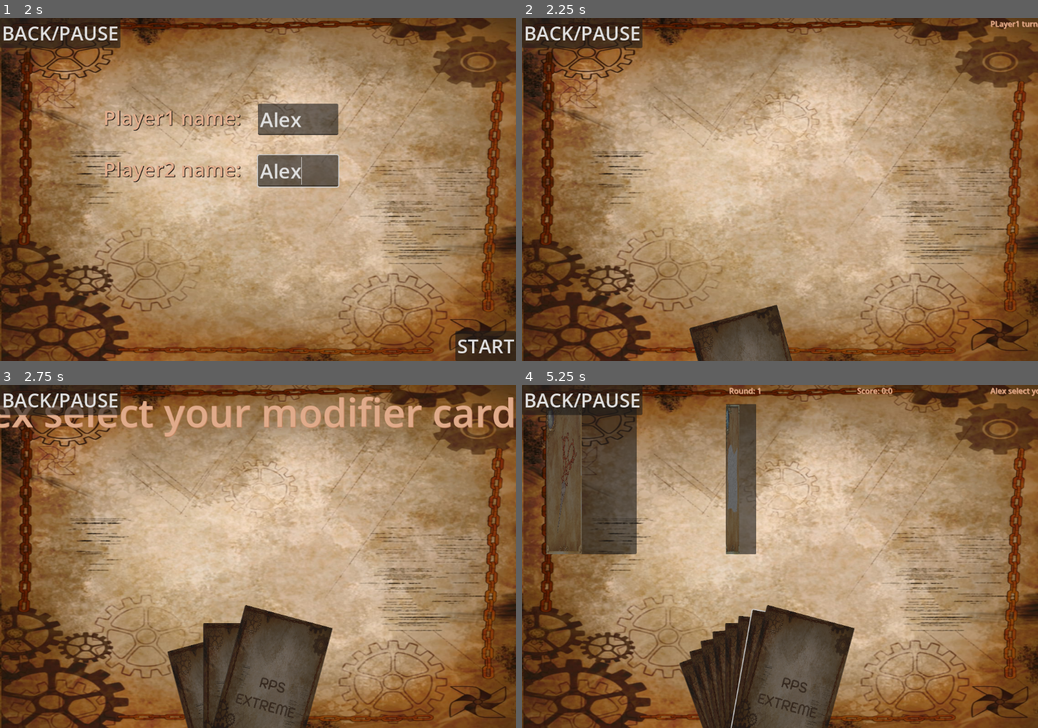
Above: before the commit, frames 1-4 (two rows, left to right).
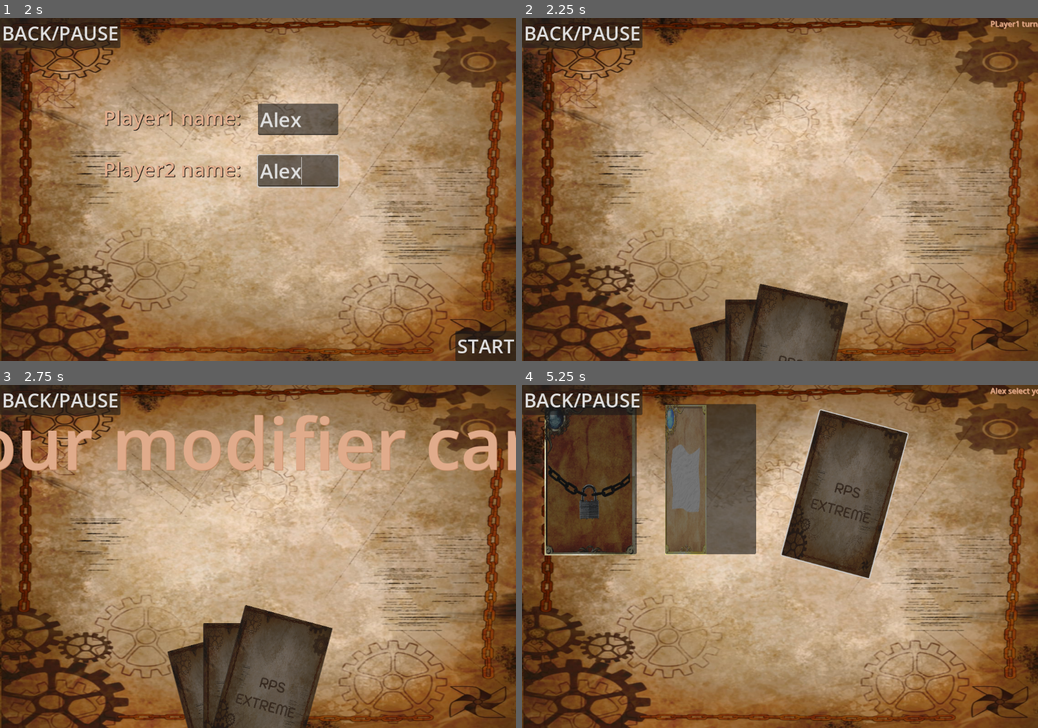
Above: after the commit, the same moments.

Repository: smkillerz777-star/RPS-Extreme
Game: Godot game, scene res://main_menu.tscn
The game is run twice, just before and just after one commit, with the same random seed, the same clock (stepped at 60 frames per second) and the same inputs.
Inputs (mouse positions are in pixels of both pictures, inside the frame that each line leads up to):
- Up to frame 1 (2 s): click "PLAY" at 0.5 s; click (299, 120) at 1.27 s; type "Alex" at 1.35 s; click (299, 172) at 1.5 s; type "Alex" at 1.58 s
- Up to frame 2 (2.25 s): click "START" at 2 s
- Up to frame 3 (2.75 s): no input
- Up to frame 4 (5.25 s): click (754, 710) at 2.75 s; click (790, 690) at 3.5 s; tap Enter at 4.25 s; move the mouse to (893, 539) at 4.27 s; hold Right 4.28-5.03 s; tap Alt at 4.35 s; click (893, 539) at 4.42 s; move the mouse to (676, 573) at 5.02 s; hold Down from 5.03 s (still down); tap Shift at 5.1 s

Frame 1 is identical in both runs. In frame 2, 3.6% of the frame differs, in the area x 32-64%, y 77-100%; in frame 3, 7.7%; in frame 4, 27%, in the area x 4-75%, y 0-100%.
Error before the commit: Invalid operands 'int' and 'String' in operator '=='. (res://main_game.gd:42)

Commit message:
added images ,refracted main_game,fixed errors
fixed errors in line 51,65,one more due to comparing int to string. made the game_start() called after the tween is finished using tween_callback(). removed the usage of i in card show/hide

Diff:
--- a/rps-extreme/card.tscn
+++ b/rps-extreme/card.tscn
@@ -9,6 +9,8 @@
 [ext_resource type="Texture2D" uid="uid://b64pyq6s3xqg4" path="res://earth.jpg" id="8_ut1v0"]
 [ext_resource type="Texture2D" uid="uid://ds0obj3i7mxok" path="res://background.jpg" id="9_6lcat"]
 [ext_resource type="Texture2D" uid="uid://b37n4gu0gr1hx" path="res://stone.jpg" id="9_ut1v0"]
+[ext_resource type="Texture2D" uid="uid://8mem6atrbc5j" path="res://lock.jpg" id="10_vno60"]
+[ext_resource type="Texture2D" uid="uid://doup4jsspss6a" path="res://plusone.jpg" id="11_l0gnn"]
 
 [node name="card" type="Node2D" unique_id=1750312630]
 script = ExtResource("1_rjlel")
@@ -79,10 +81,10 @@
 [node name="lock" type="Node2D" parent="." unique_id=407297266]
 visible = false
 
-[node name="Scissors" type="Sprite2D" parent="lock" unique_id=2126262453]
-position = Vector2(38.000004, 158.5)
-scale = Vector2(0.06851851, 0.20484294)
-texture = ExtResource("2_6lcat")
+[node name="lock" type="Sprite2D" parent="lock" unique_id=1259740349]
+position = Vector2(91.56249, 160)
+scale = Vector2(0.17488426, 0.20647904)
+texture = ExtResource("10_vno60")
 
 [node name="change" type="Node2D" parent="." unique_id=1630485186]
 visible = false
@@ -95,7 +97,7 @@
 [node name="plus_one" type="Node2D" parent="." unique_id=2035126872]
 visible = false
 
-[node name="Stone" type="Sprite2D" parent="plus_one" unique_id=523341128]
-position = Vector2(44.25, 157)
-scale = Vector2(0.081018515, 0.2041885)
-texture = ExtResource("9_ut1v0")
+[node name="plusone" type="Sprite2D" parent="plus_one" unique_id=983454136]
+position = Vector2(93.375, 157.50002)
+scale = Vector2(0.17337964, 0.20484291)
+texture = ExtResource("11_l0gnn")
--- a/rps-extreme/main_game.gd
+++ b/rps-extreme/main_game.gd
@@ -35,11 +35,11 @@
 		get_tree().change_scene_to_file("res://game_over.tscn")
 	if(card_enabled and tween != null and tween.is_valid() and game_started):
 		card_disable()
-	if(element_selected>=max_element_selected and modifier_selected>=max_modifier_selected):
+	if(element_selected+modifier_selected>=max_element_selected):
 		_on_timer_timeout()
 		element_selected=0
 		modifier_selected=0
-	if(modifier_selected>=max_modifier_selected and match_game=="modifier_selection"):
+	if(modifier_selected>=max_modifier_selected and str(match_game)=="modifier_selection"):
 		_on_timer_timeout()
 		modifier_selected=0
 	max_element_selected = global.card_selected
@@ -48,7 +48,7 @@
 func _on_timer_timeout() -> void:
 	if(turn==1):
 		turn = 2
-		if(match_game!="modifier_selection"):
+		if(str(match_game)!="modifier_selection"):
 			global.selected1 = selected
 			selected = []
 			selection_end(global.selected1)
@@ -62,7 +62,7 @@
 		selection_start()
 	else:
 		turn = 1
-		if(match_game!="modifier_selection"):
+		if(str(match_game)!="modifier_selection"):
 			global.selected2 = selected
 			selected = []
 			match_game+=1
@@ -76,7 +76,7 @@
 			selection_end(global.modifier2)
 			cards_hide()
 			match_game = 1
-			game_start()
+			tween.tween_callback(game_start)
 
 func _on_fire_pressed() -> void:
 	element_selected+=1
@@ -123,13 +123,13 @@
 	var pos = Vector2.ZERO
 	for i in current_cards.size():
 		pos.y = (i/4)*(340)+355
-		if(is_modifier_mode):
-			pos.x = i*250+240
-		else:
-			if i<4:
+		if i<4:
 				pos.x = i*250+240
+		else:
+			if(is_modifier_mode):
+				pos.x = (i-4)*250+240
 			else:
-				pos.x = i*250+365
+				pos.x = (i-4)*250+365
 		tween.tween_property(current_cards[i],"position",pos,0.15)
 		tween.tween_property(current_cards[i],"rotation",0,0.15)
 		turn_front(current_cards[i])
@@ -261,16 +261,18 @@
 	$round.visible = true
 	$Label.visible = true
 	for i in range(4,11):
-		get_child(i).visible = true
 		playable_cards1.append(get_child(i))
 		playable_cards2.append(get_child(i))
 	for card in global.modifier1:
 		playable_cards1.append($modifiers.get_child(card))
 	for card in global.modifier2:
 		playable_cards2.append($modifiers.get_child(card))
-	print(playable_cards1)
-	print(playable_cards2)
+	for card in $modifiers.get_children():
+		card.visible = false
 	current_cards = playable_cards1
+	tween.kill()
+	tween = create_tween()
+	cards_show()
 	label_animation(global.player1+" turn",0.5)
 	selection_start()
 
@@ -359,41 +361,35 @@
 
 func cards_show():
 	var i = 0
+	print("working1")
 	for card in current_cards:
 		card.visible = true
 		card.position = Vector2(615,1050)
-		card.rotation = -15/180.0*PI
-		i+=1
-	i = 0
+		card.rotation = deg_to_rad(-15)
+	for card in current_cards:
+		if(card==current_cards[0]):
+			tween.tween_property(card,"position",Vector2(615,815),0.3)
+		else:
+			tween.parallel().tween_property(card,"position",Vector2(615,815),0.3)
 	for card in current_cards:
 		if(i==0):
-			tween.tween_property(card,"position",Vector2(615,815),0.3)
-		else:
-			tween.parallel().tween_property(card,"position",Vector2(615,815),0.3)
+			i+=1
+			continue
+		else:
+			tween.parallel().tween_property(card,"rotation",deg_to_rad(-15 + i*15),0.1*i)
 		i+=1
-	i=0
+
+func cards_hide():
 	for card in current_cards:
-		if(i==0):
-			tween.tween_property(card,"rotation",-15/180.0*PI,0)
-		else:
-			tween.parallel().tween_property(card,"rotation",(-15 + i*15)/180.0*PI,0.1*i)
-		i+=1
-
-func cards_hide():
-	var i =0
+		if(card==current_cards[0]):
+			continue
+		else:
+			tween.parallel().tween_property(card,"rotation",0,0.1)
 	for card in current_cards:
-		if(i==0):
-			tween.tween_property(card,"rotation",0,0)
-		else:
-			tween.parallel().tween_property(card,"rotation",0,0.1*i)
-		i+=1
-	i=0
-	for card in current_cards:
-		if(i==0):
+		if(current_cards[0]==card):
 			tween.tween_property(card,"position",Vector2(615,1050),0.3)
 		else:
 			tween.parallel().tween_property(card,"position",Vector2(615,1050),0.3)
-		i+=1
 
 func _on_lock_pressed() -> void:
 	turn_over($modifiers.get_child(0))
Binary file changed: rps-extreme/earth.jpg
Binary file changed: rps-extreme/fire.jpg
Binary file added: rps-extreme/lock.jpg
Not shown, added: rps-extreme/lock.jpg.import
Binary file changed: rps-extreme/paper.jpg
Binary file added: rps-extreme/plusone.jpg
Not shown, added: rps-extreme/plusone.jpg.import
Binary file changed: rps-extreme/scissors.jpg
Binary file changed: rps-extreme/wind.jpg
